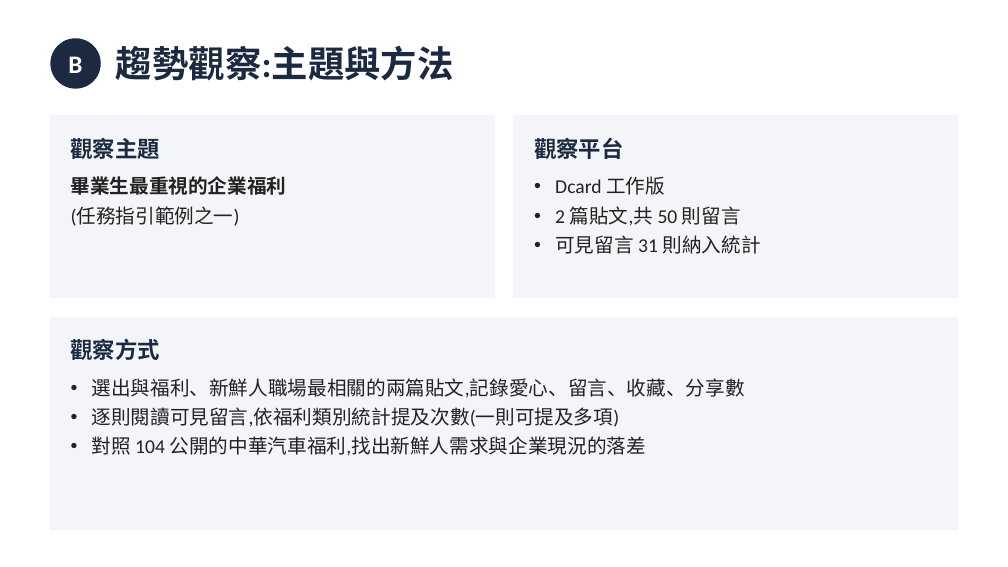
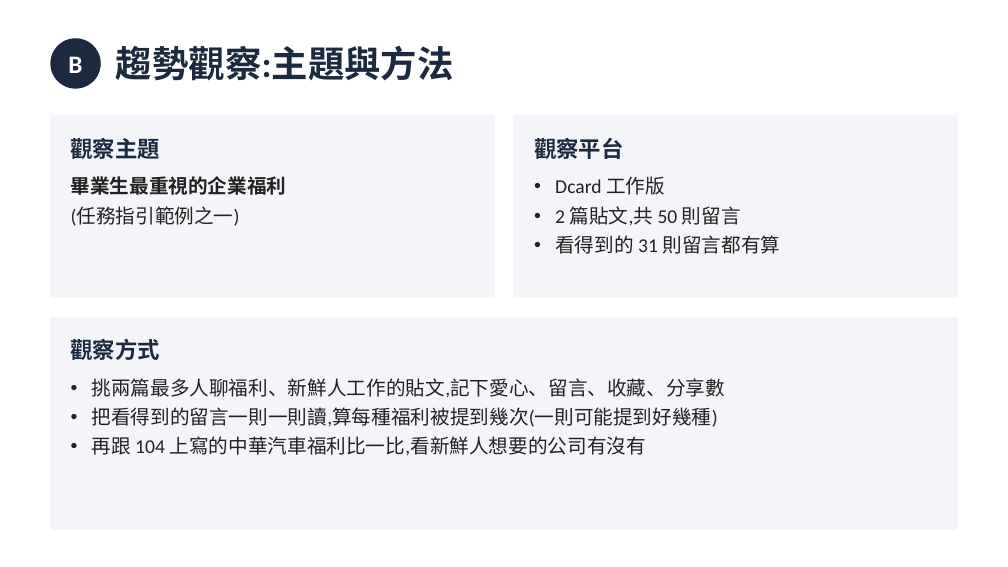
Before and after one commit to tobychien/project-hub, a slide deck: slide 6 of deliverables/CMC_10月_AB任務簡報.pptx. Drawn at 1008x567 pixels with LibreOffice and Linux fonts; fonts in the diff are those of the drawing. Boxes give left, top, right and bottom in pixels: in the first picture for what was removed or moved away, otherwise in the second. Text is boxed around its words. In the diff, an @@ line names an element or a change of style, - is before the commit and + after.

```diff
--- a/deliverables/CMC_10月_AB任務簡報.pptx
+++ b/deliverables/CMC_10月_AB任務簡報.pptx
@@ text at <box>555,235,781,254</box>: text changed @@
-• 可見留言 31 則納入統計
+• 看得到的 31 則留言都有算
@@ text at <box>92,378,726,455</box>: text changed @@
-• 選出與福利、新鮮人職場最相關的兩篇貼文,記錄愛心、留言、收藏、分享數
-• 逐則閱讀可見留言,依福利類別統計提及次數(一則可提及多項)
-• 對照 104 公開的中華汽車福利,找出新鮮人需求與企業現況的落差
+• 挑兩篇最多人聊福利、新鮮人工作的貼文,記下愛心、留言、收藏、分享數
+• 把看得到的留言一則一則讀,算每種福利被提到幾次(一則可能提到好幾種)
+• 再跟 104 上寫的中華汽車福利比一比,看新鮮人想要的公司有沒有
```
Also in this commit, not shown: 6 other slides changed, 1 other file.
